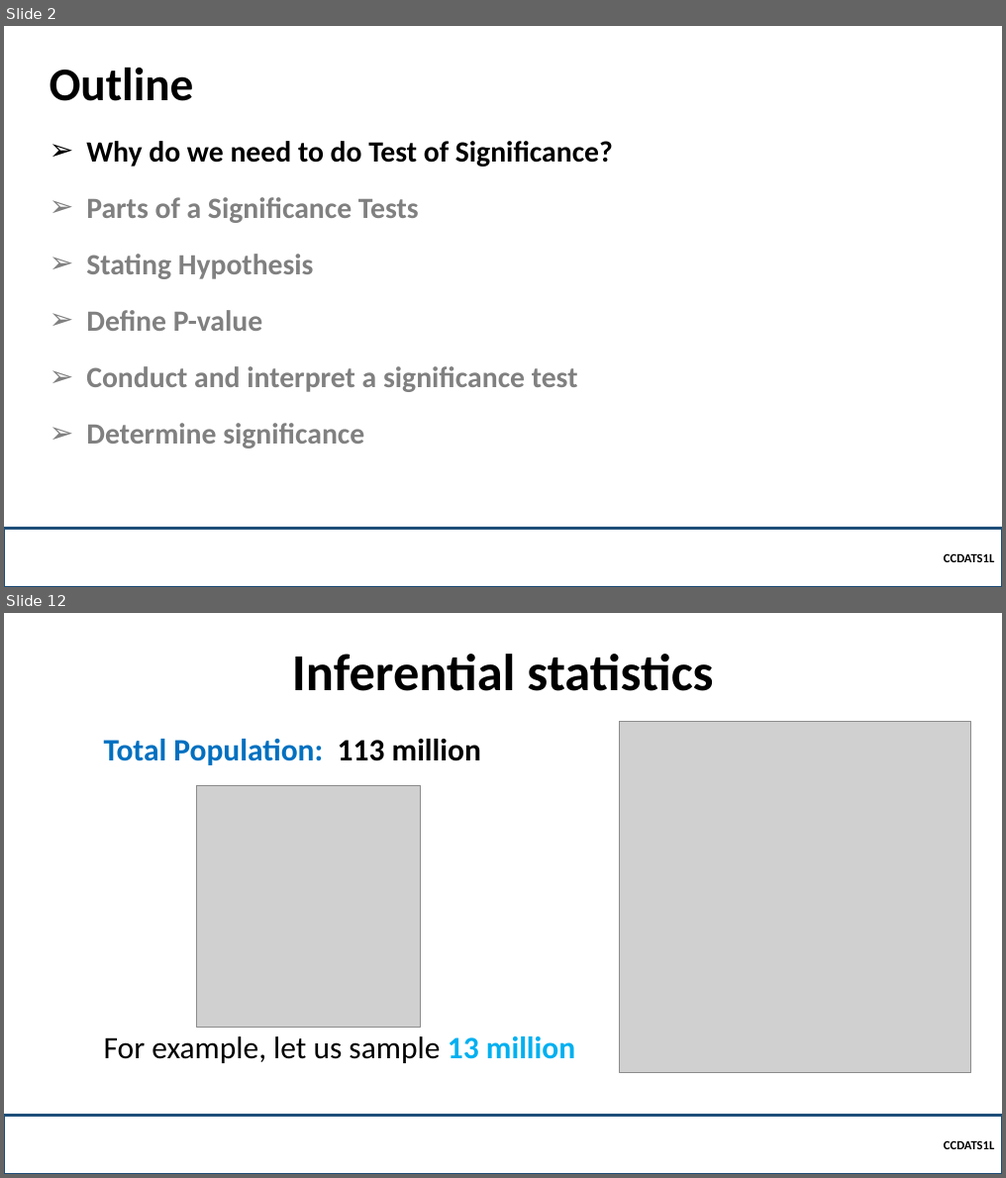
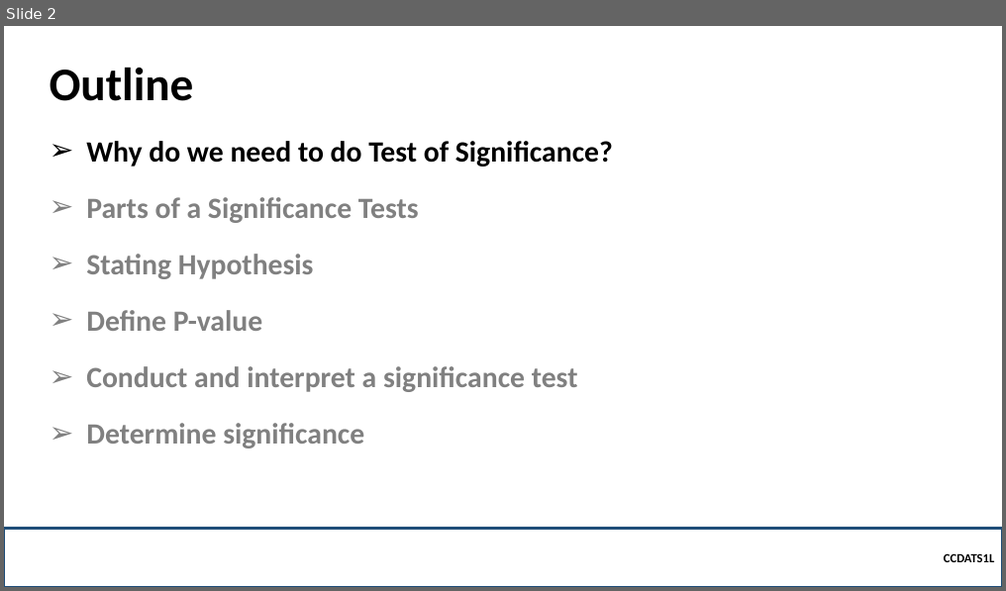
Before and after one commit to robitussin/CCDATS1L, a slide deck: week 10/Test of Significance.pptx. Shown one above the other, each under a label of ours: slides 2 and 12 before the commit, slide 2 after it; the slides between them are not shown. The pictures are 1006x1178 and 1006x591 pixels, drawn with LibreOffice and Linux fonts; fonts in the diff are those of the drawing; grey boxes stand for pictures; background and template pictures are left out. Boxes give left, top, right and bottom in pixels: in the first picture for what was removed or moved away, otherwise in the second. Text is boxed around its words. In the diff, an @@ line names an element or a change of style, - is before the commit and + after.

```diff
--- a/week 10/Test of Significance.pptx
+++ b/week 10/Test of Significance.pptx
@@ slide 12 removed at (4, 613, 1002, 1174), background picture (left out) @@
@@ title removed at (292, 654, 713, 691) @@
-Inferential statistics
@@ picture removed at (620, 722, 971, 1072) @@
@@ text removed at (104, 739, 481, 765) @@
-Total Population: 113 million
@@ picture removed at (196, 785, 421, 1027) @@
@@ text removed at (104, 1037, 575, 1063) @@
-For example, let us sample 13 million
@@ rectangle removed at (4, 1115, 1002, 1174) @@
-  CCDATS1L
```
Also in this commit, not shown: 2 slides changed, 10 slides added, 13 other slides removed.
